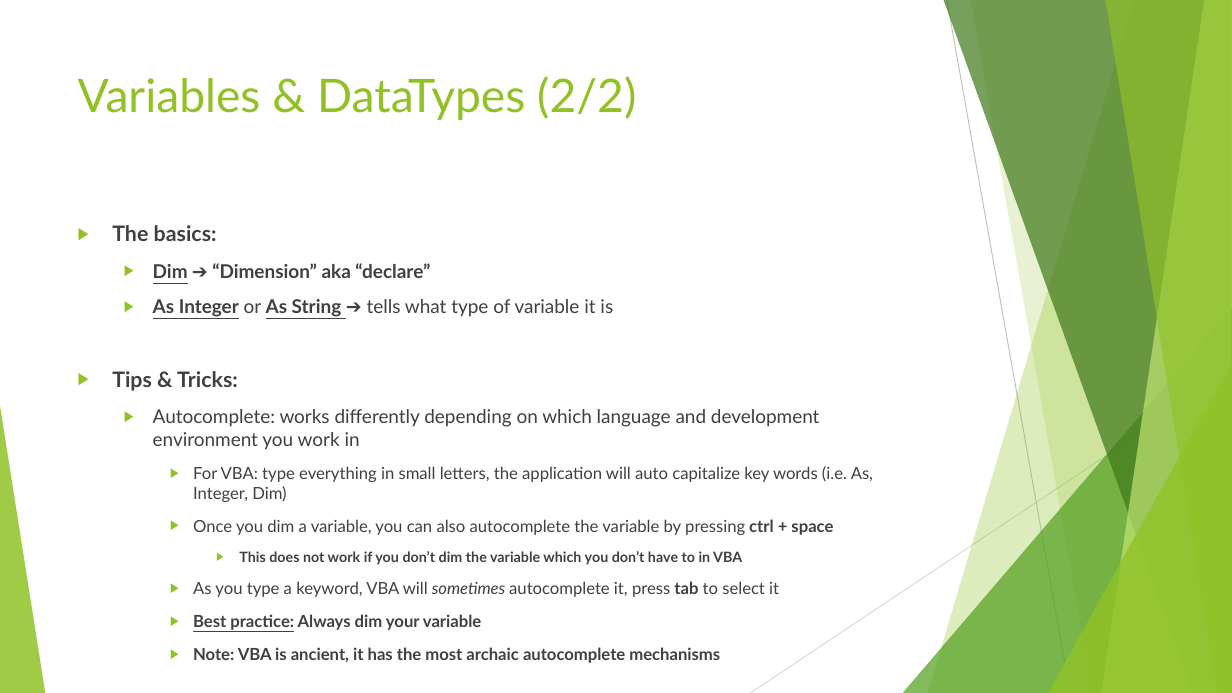
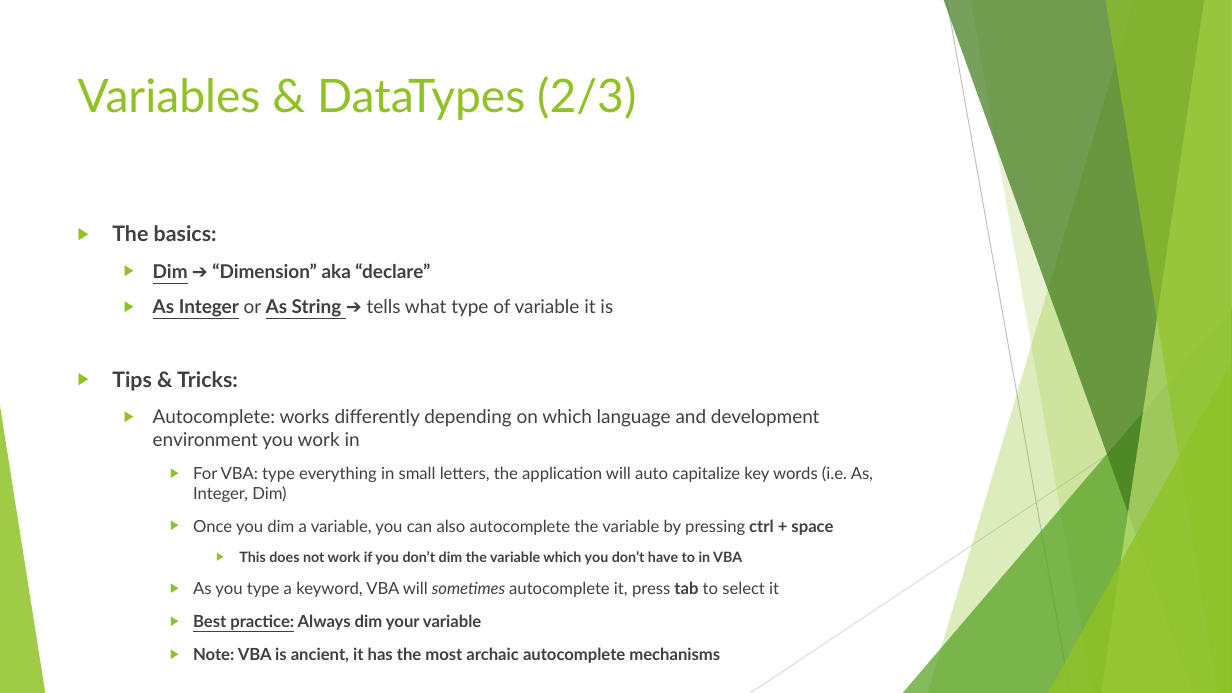
Before and after one commit to lifeinData/vba_senimar_datathon, a slide deck: slide 10 of VBA Seminar.pptx. Drawn at 1232x693 pixels with LibreOffice and Linux fonts; fonts in the diff are those of the drawing. Boxes give left, top, right and bottom in pixels: in the first picture for what was removed or moved away, otherwise in the second. Text is boxed around its words. In the diff, an @@ line names an element or a change of style, - is before the commit and + after.

```diff
--- a/VBA Seminar.pptx
+++ b/VBA Seminar.pptx
@@ title at (x1=78, y1=76, x2=636, y2=120): text changed @@
-Variables & DataTypes (2/2)
+Variables & DataTypes (2/3)
```
Also in this commit, not shown: 13 other slides changed, 2 slides added, 1 other file.
